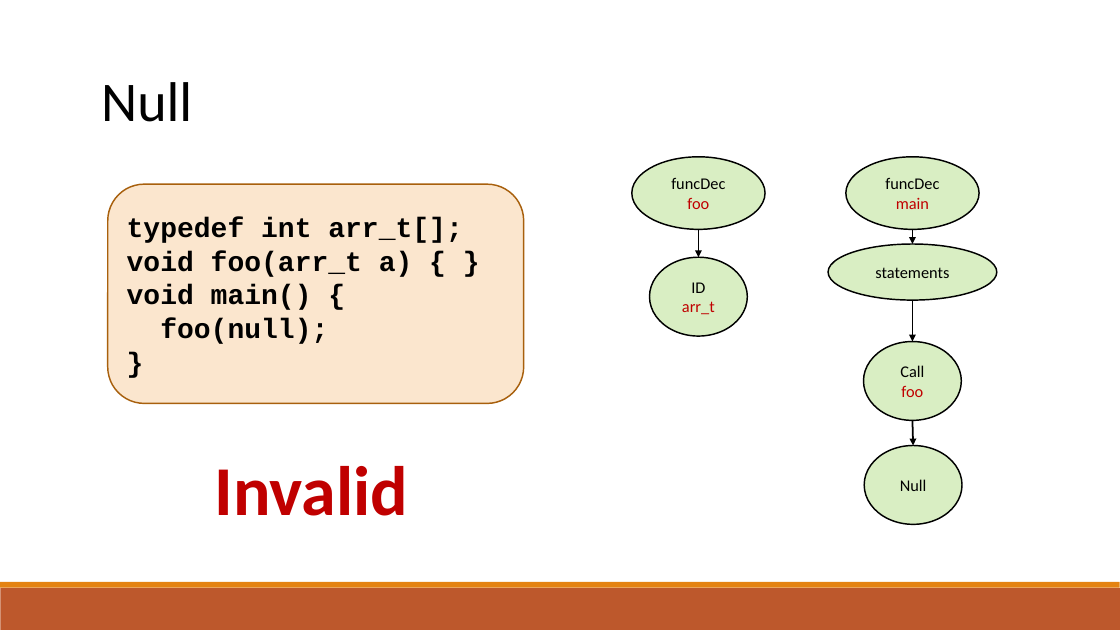
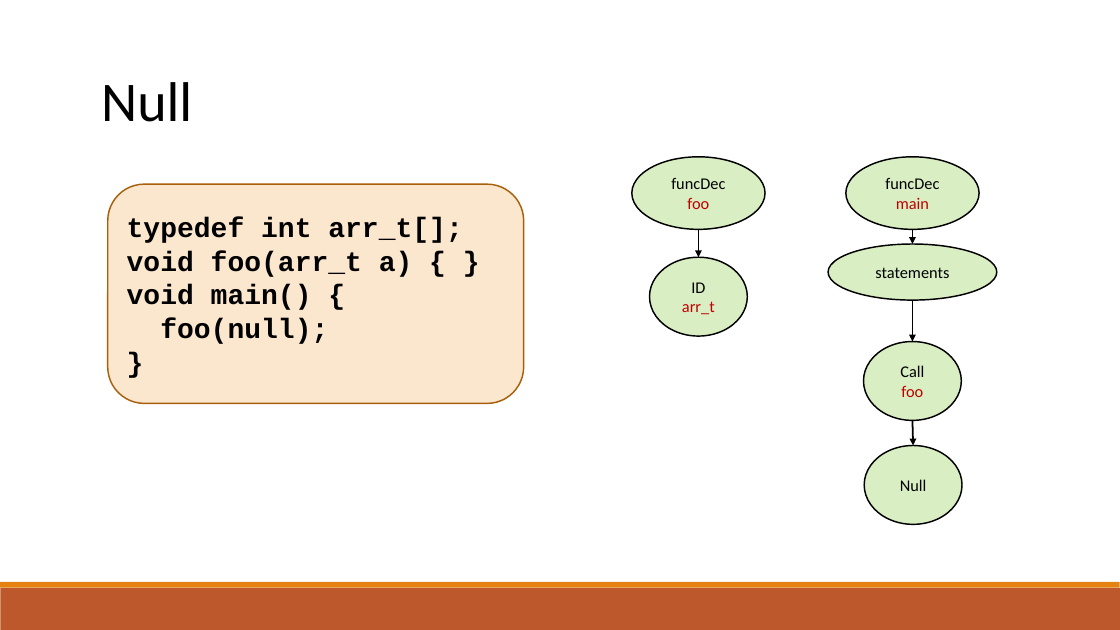
Before and after one commit to raghadzeidan/COMPILATION_TAU_FOR_STUDENTS, a slide deck: slide 80 of new_slides/semantic.pptx (slide 73 before the commit). Drawn at 1120x630 pixels with LibreOffice and Linux fonts; fonts in the diff are those of the drawing. Boxes give left, top, right and bottom in pixels: in the first picture for what was removed or moved away, otherwise in the second. Text is boxed around its words. In the diff, an @@ line names an element or a change of style, - is before the commit and + after.

```diff
--- a/new_slides/semantic.pptx
+++ b/new_slides/semantic.pptx
@@ text removed at <box>215,466,409,516</box> @@
-Invalid
```
Also in this commit, not shown: 4 other slides changed, 22 slides added, 2 slides removed, 1 other file.
